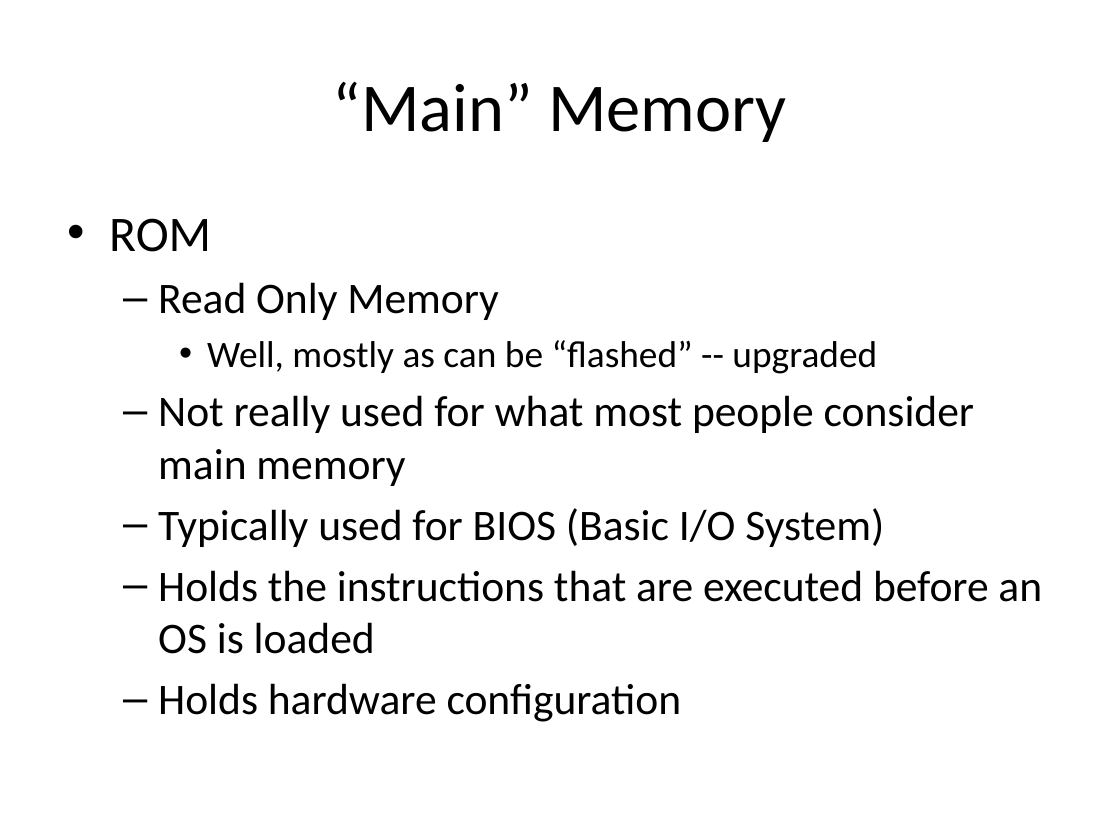
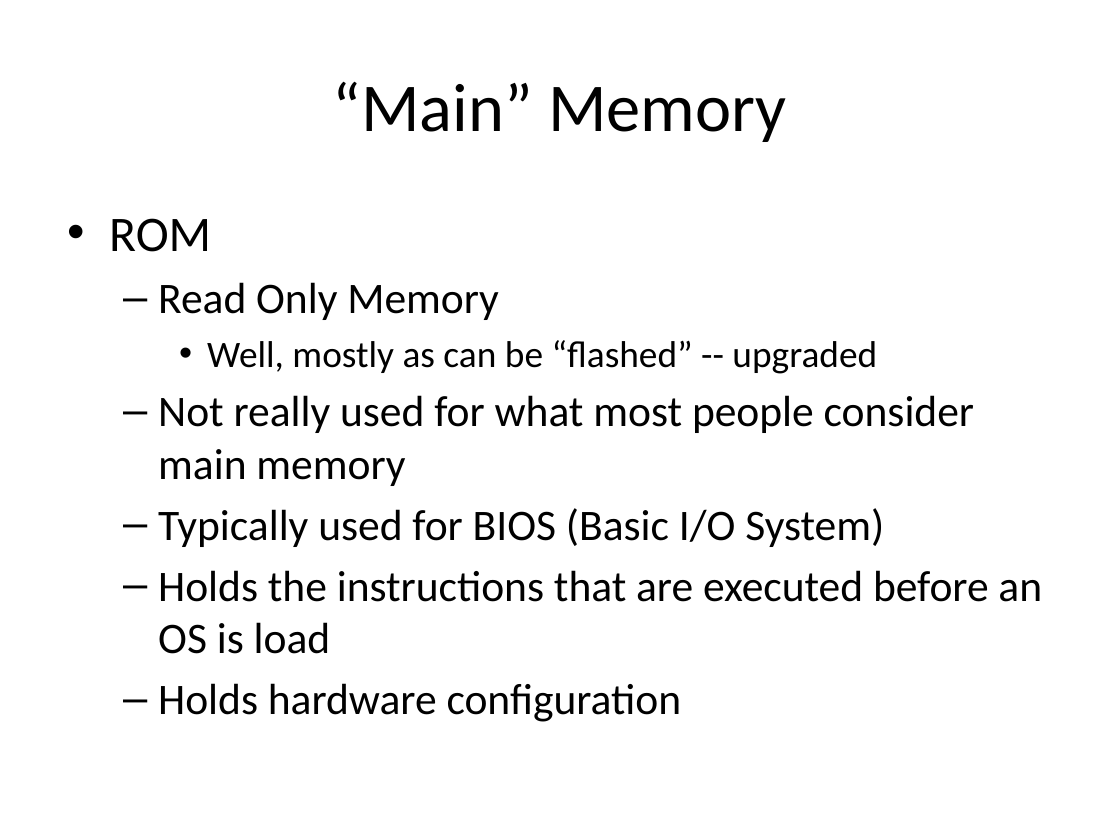
Before and after one commit to ivogeorg/cs1030, a slide deck: slide 4 of slides-steve/Chapter 04.pptx. Drawn at 1120x840 pixels with LibreOffice and Linux fonts; fonts in the diff are those of the drawing; background and template pictures are left out. Boxes give left, top, right and bottom in pixels: in the first picture for what was removed or moved away, otherwise in the second. Text is boxed around its words. In the diff, an @@ line names an element or a change of style, - is before the commit and + after.

Commit message:
Syllabus + Slides 4 edit

```diff
--- a/slides-steve/Chapter 04.pptx
+++ b/slides-steve/Chapter 04.pptx
@@ text at bbox=[158, 570, 1042, 654]: text changed @@
-  – Holds the instructions that are executed before an OS is loaded
+  – Holds the instructions that are executed before an OS is load
```
Also in this commit, not shown: 14 other slides changed, 1 other file.
